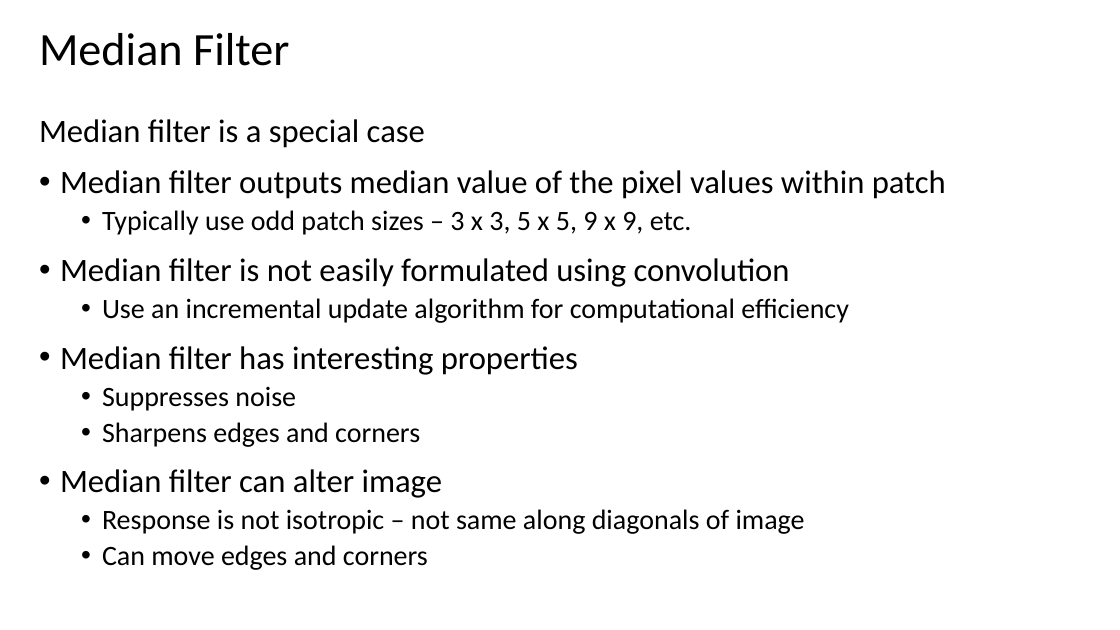
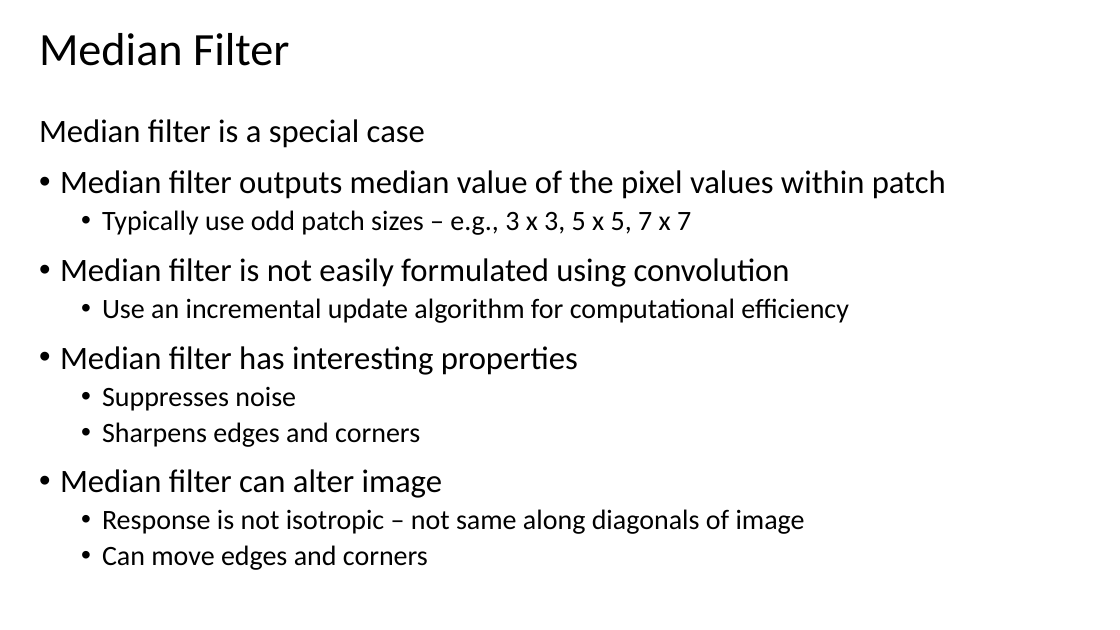
Before and after one commit to StephenElston/CSCI-E25, a slide deck: slide 28 of Slides/2_ConvolutionFilterig.pptx. Drawn at 1120x630 pixels with LibreOffice and Linux fonts; fonts in the diff are those of the drawing. Boxes give left, top, right and bottom in pixels: in the first picture for what was removed or moved away, otherwise in the second. Text is boxed around its words. In the diff, an @@ line names an element or a change of style, - is before the commit and + after.

```diff
--- a/Slides/2_ConvolutionFilterig.pptx
+++ b/Slides/2_ConvolutionFilterig.pptx
@@ text at bbox=[102, 210, 691, 235]: text changed @@
-  • Typically use odd patch sizes – 3 x 3, 5 x 5, 9 x 9, etc.
+  • Typically use odd patch sizes – e.g., 3 x 3, 5 x 5, 7 x 7
```
Also in this commit, not shown: 3 other slides changed.
